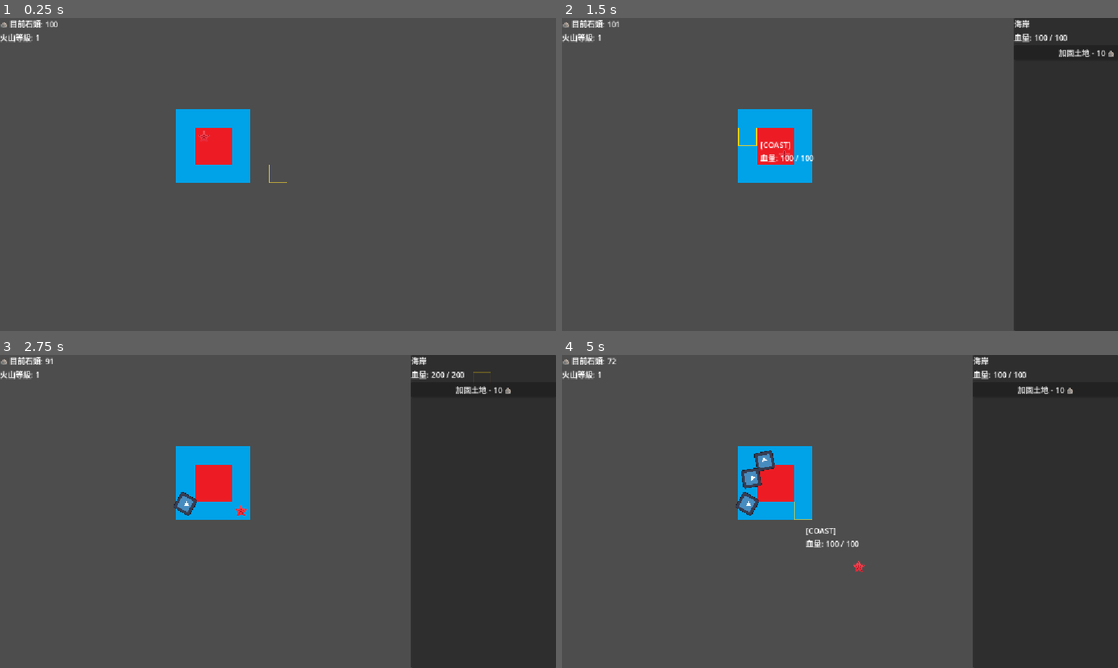
Above: before the commit, frames 1-4 (two rows, left to right).
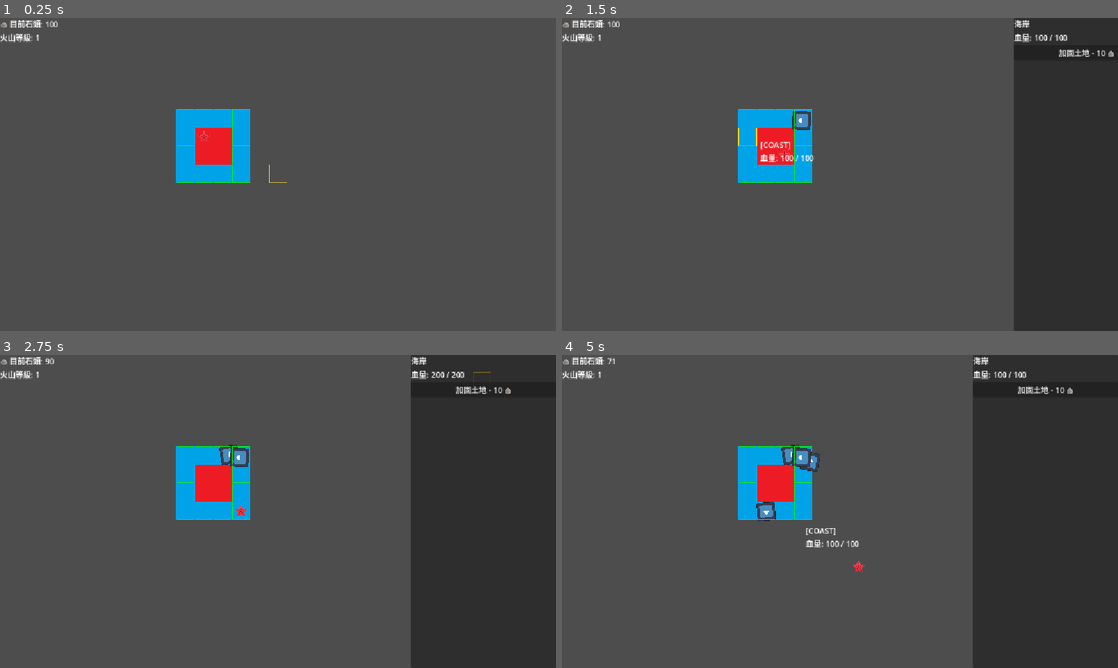
Above: after the commit, the same moments.

Repository: LeoTengAMao/GameJam2026
Game: Godot game, scene res://Tscn/MapManager.tscn
The game is run twice, just before and just after one commit, with the same random seed, the same clock (stepped at 60 frames per second) and the same inputs. The engine's default icon, where the game draws it, is replaced by a stand-in: a white triangle on a blue panel in a dark square.
Inputs (mouse positions are in pixels of both pictures, inside the frame that each line leads up to):
- Up to frame 1 (0.25 s): no input
- Up to frame 2 (1.5 s): tap Enter at 0.5 s; move the mouse to (962, 158) at 0.52 s; click (962, 158) at 0.67 s; tap Space at 1.25 s; move the mouse to (751, 130) at 1.27 s; click (751, 130) at 1.42 s
- Up to frame 3 (2.75 s): click "加固土地 - 10 🪨" at 2 s
- Up to frame 4 (5 s): click "加固土地 - 10 🪨" at 2.75 s; click "加固土地 - 10 🪨" at 3.5 s; tap Enter at 4.25 s; move the mouse to (795, 517) at 4.27 s; click (795, 517) at 4.42 s

The runs differ from the first frame. In frame 1, 0.1% of the frame differs, in the area x 31-45%, y 29-53%; in frame 2, 0.3%; in frame 3, 0.6%; in frame 4, 1.2%, in the area x 9-47%, y 0-54%.
Error after the commit: Invalid access to property or key 'on_destory_land' on a base object of type 'Node (EventManager.gd)'. (res://Script/GenerateRock/GenerateAreaPool.gd:34)

Commit message:
fix: 移除地面時移除相對的生成區域

Diff:
--- a/Script/GenerateRock/CooldownRockGenerator.gd
+++ b/Script/GenerateRock/CooldownRockGenerator.gd
@@ -8,7 +8,6 @@
 @export var rock_pool: Node
 
 var time_accumulator: float = 0.0
-
 
 func _process(delta: float) -> void:
 	time_accumulator += delta
--- a/Script/GenerateRock/GenerateArea.gd
+++ b/Script/GenerateRock/GenerateArea.gd
@@ -15,14 +15,18 @@
 		height = value
 		queue_redraw() # 數值改變時刷新框線
 
+var is_enable: bool = false:
+	get: return is_enable
+
 # 計算該區域的面積（權重）
 var area_size: float:
 	get: return width * height
 
 func _ready() -> void:
+	return
 	# 如果是在遊戲運行中（非編輯器模式），將自己註冊進 Manager
-	if not Engine.is_editor_hint():
-		GenerateManager.register_area(self)
+	#if not Engine.is_editor_hint():
+		#GenerateManager.register_area(self)
 
 # 在該區域的 w * h 範圍內，隨機取得一個區域內的相對座標
 func get_random_local_position() -> Vector2:
@@ -32,12 +36,23 @@
 
 # 讓編輯器視覺化：畫出生成的矩形範圍（綠色框線）
 
-#func _draw() -> void:
-	#if Engine.is_editor_hint() or OS.is_debug_build():
-		#var rect = Rect2(Vector2(-width / 2.0, -height / 2.0), Vector2(width, height))
-		#draw_rect(rect, Color.GREEN, false, 2.0)
+func _draw() -> void:
+	if Engine.is_editor_hint() or OS.is_debug_build():
+		var rect = Rect2(Vector2(-width / 2.0, -height / 2.0), Vector2(width, height))
+		draw_rect(rect, Color.GREEN, false, 2.0)
 
 func initialize(spawn_position: Vector2) -> void:
 	global_position = spawn_position
+	return
+
+func enable() -> void:
+	is_enable = true
+	if not Engine.is_editor_hint():
+		GenerateManager.register_area(self)
+
+func disable() -> void:
+	is_enable = false
+	if not Engine.is_editor_hint():
+		GenerateManager.cancel_area(self)
 
 # 編輯器縮放刷新邏輯已合併至 @export 的 set 語法中，故不需要額外的 _process 函數
--- a/Script/GenerateRock/GenerateAreaPool.gd
+++ b/Script/GenerateRock/GenerateAreaPool.gd
@@ -4,6 +4,8 @@
 @export var area_scene: PackedScene # 拖入 Rock.tscn
 
 var _area_pool: ObjectPool
+
+var _active_areas: Dictionary = {}
 
 func _ready() -> void:
 	_init_pool()
@@ -29,8 +31,17 @@
 		10 # initial_capacity
 	)
 	EventManager.on_create_land.connect(spawn_area)
+	EventManager.on_destory_land.connect(destory_area_by_pos)
 
 # 當你想在地圖上生成石頭時
 func spawn_area(position: Vector2) -> void:
 	var area = _area_pool.get_item() as GenerateArea
 	area.initialize(position)
+	area.enable()
+	_active_areas[position] = area
+	print(position, area)
+
+func destory_area_by_pos(pos: Vector2) -> void:
+	var area = _active_areas[pos]
+	area.disable()
+	_area_pool.return_item(area)
--- a/Script/GenerateRock/GenerateManager.gd
+++ b/Script/GenerateRock/GenerateManager.gd
@@ -10,6 +10,10 @@
 func register_area(area: GenerateArea) -> void:
 	if not _areas.has(area):
 		_areas.append(area)
+
+func cancel_area(area: GenerateArea) -> void:
+	if _areas.has(area):
+		_areas.erase(area)
 
 # 依照面積權重，隨機挑選一個 Area
 func _pick_area_by_weight() -> GenerateArea:
